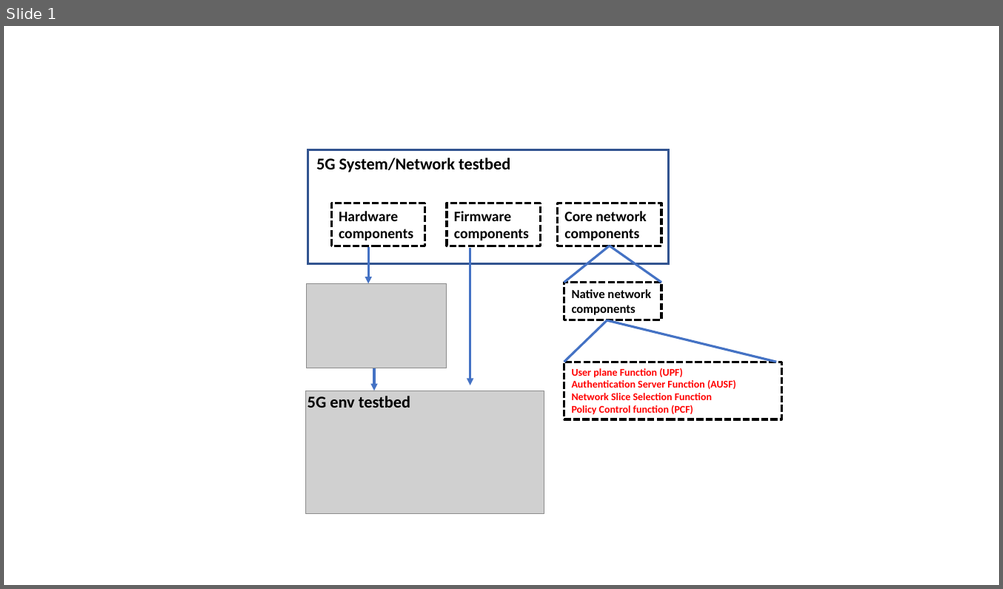
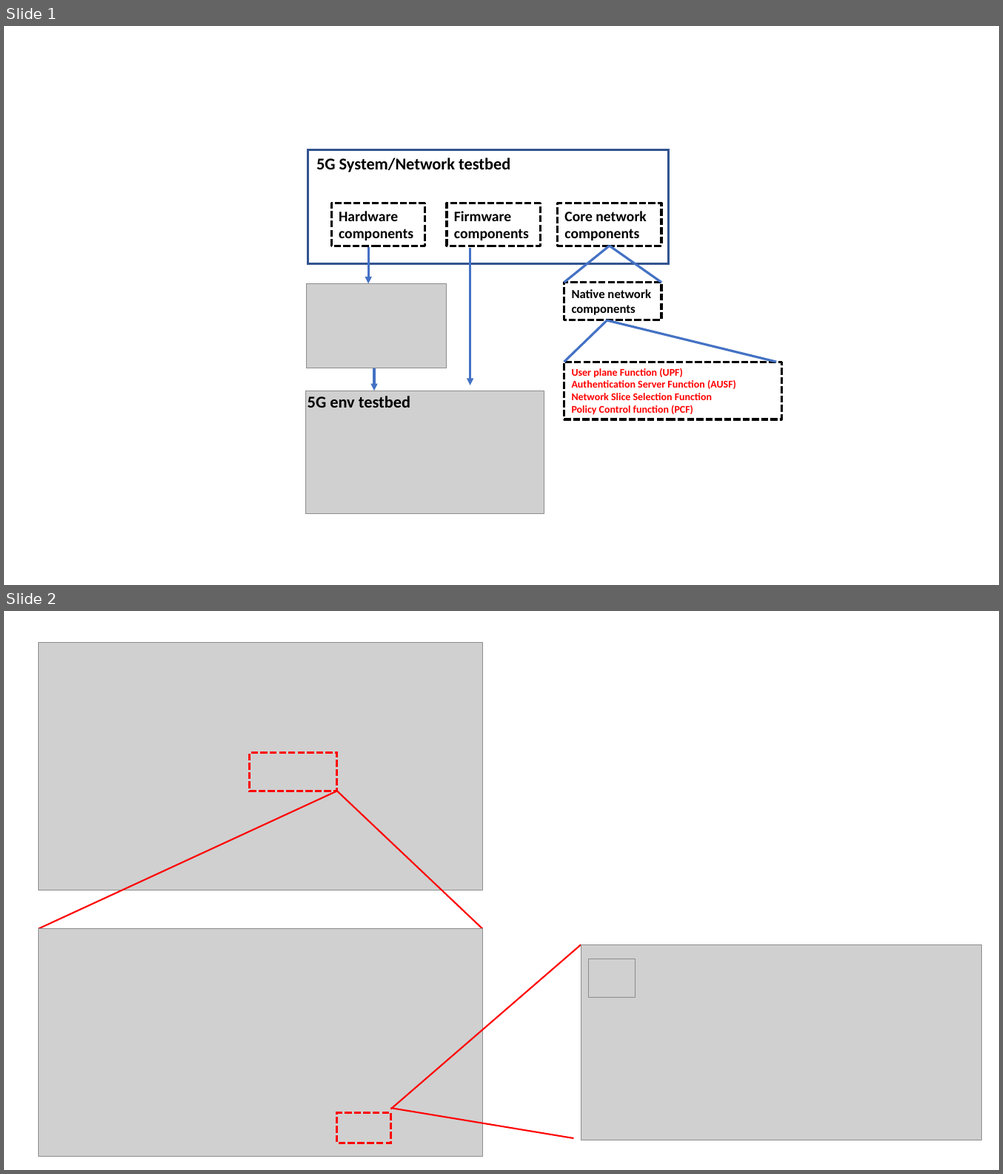
Before and after one commit to LiuYuancheng/5G_testbed_emulator_analysis, a slide deck: doc/designDoc.pptx. Shown one above the other, each under a label of ours: slide 1 before the commit, slides 1 and 2 after it. The pictures are 1003x589 and 1003x1174 pixels, drawn with LibreOffice and Linux fonts; fonts in the diff are those of the drawing; grey boxes stand for pictures. Boxes give left, top, right and bottom in pixels: in the first picture for what was removed or moved away, otherwise in the second. Text is boxed around its words. In the diff, an @@ line names an element or a change of style, - is before the commit and + after.

```diff
--- a/doc/designDoc.pptx
+++ b/doc/designDoc.pptx
@@ slide 2 added at [4, 611, 999, 1170], background #FFFFFF @@
@@ picture added at [38, 642, 482, 891] @@
@@ rectangle added at [250, 753, 337, 791], outline #FF0000 2.25 pt dashed @@
@@ line added from (337, 791) to (38, 929), #FF0000 1.5 pt @@
@@ line added from (337, 791) to (482, 929), #FF0000 1.5 pt @@
@@ picture added at [38, 929, 482, 1156] @@
@@ line added from (580, 945) to (390, 1110), #FF0000 1.5 pt @@
@@ picture added at [580, 945, 982, 1142] @@
@@ picture added at [588, 960, 635, 998] @@
@@ rectangle added at [337, 1113, 390, 1144], outline #FF0000 2.25 pt dashed @@
@@ line added from (390, 1109) to (573, 1139), #FF0000 1.5 pt @@
```
Also in this commit, not shown: 1 other slide added, 4 other files.
